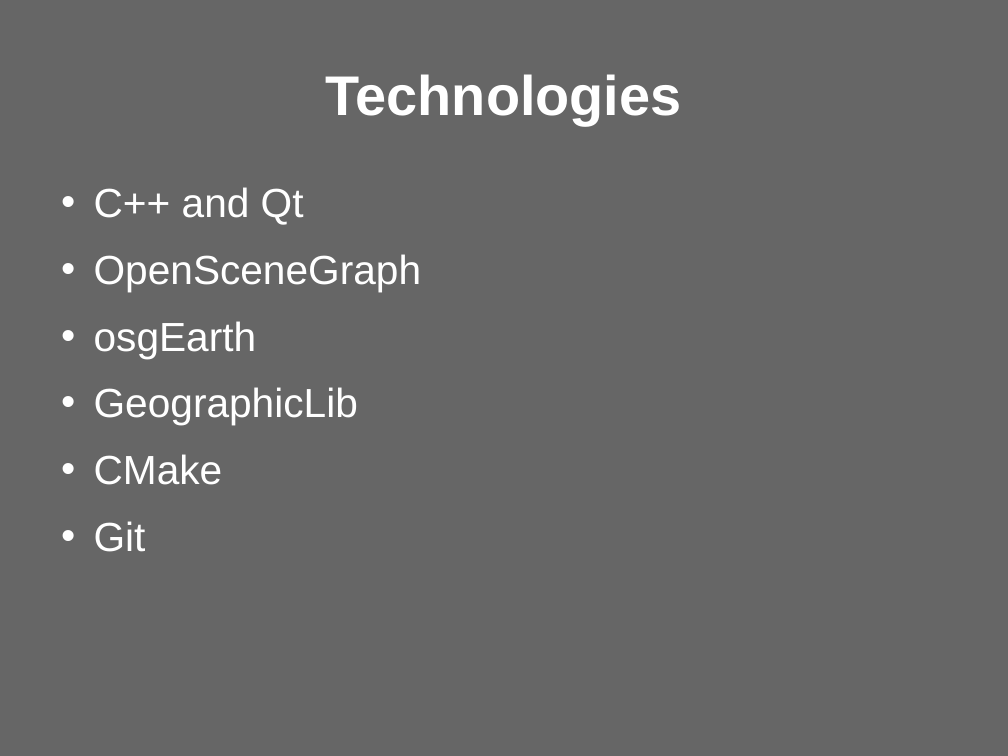
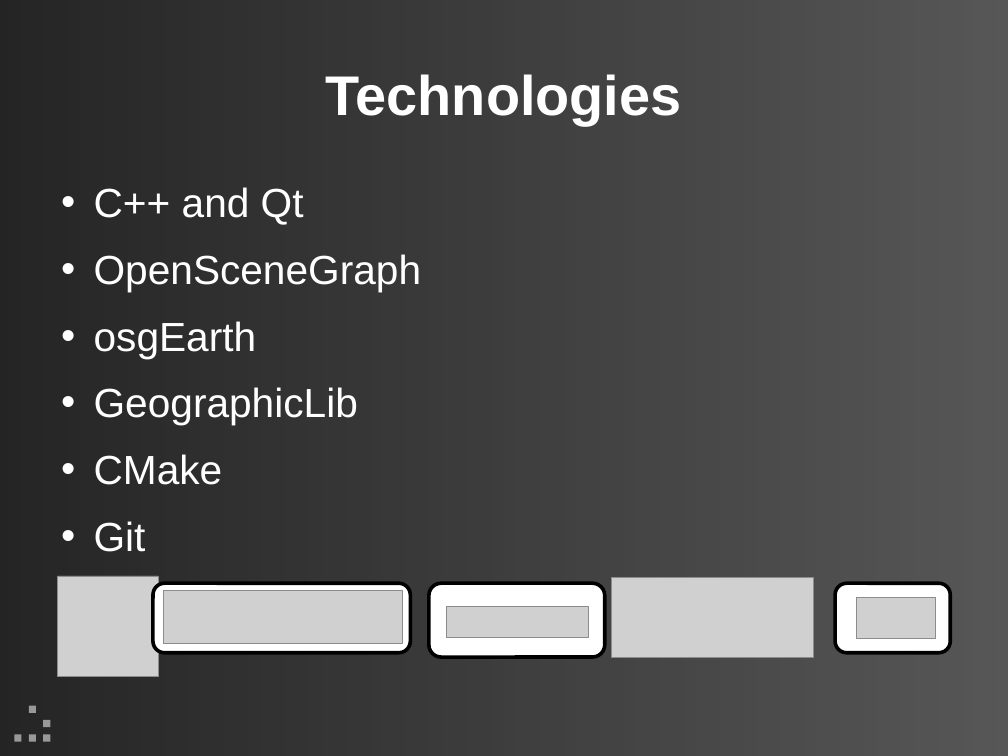
Before and after one commit to updraft/updraft, a slide deck: slide 6 of Docs/presentation.odp. Drawn at 1008x756 pixels with LibreOffice and Linux fonts; fonts in the diff are those of the drawing; grey boxes stand for pictures; background and template pictures are left out. Boxes give left, top, right and bottom in pixels: in the first picture for what was removed or moved away, otherwise in the second. Text is boxed around its words. In the diff, an @@ line names an element or a change of style, - is before the commit and + after.

```diff
--- a/Docs/presentation.odp
+++ b/Docs/presentation.odp
@@ background #666666 to #333333 @@
@@ rectangle added at box(0, 0, 1008, 756), fill gradient #000000 to #B3B3B3 @@
@@ picture added at box(58, 576, 158, 677) @@
@@ rounded rectangle added at box(153, 584, 410, 653), fill #FFFFFF, outline #000000 2.83 pt @@
@@ picture added at box(164, 591, 402, 644) @@
@@ rounded rectangle added at box(429, 584, 605, 658), fill #FFFFFF, outline #000000 2.83 pt @@
@@ picture added at box(612, 577, 813, 657) @@
@@ rounded rectangle added at box(835, 584, 950, 653), fill #FFFFFF, outline #000000 2.83 pt @@
@@ picture added at box(857, 598, 937, 639) @@
@@ picture added at box(446, 606, 589, 638) @@
@@ group added at box(15, 706, 50, 742): 5 rectangles @@
```
Also in this commit, not shown: 17 other slides changed, 3 slides added, 2 slides removed.
